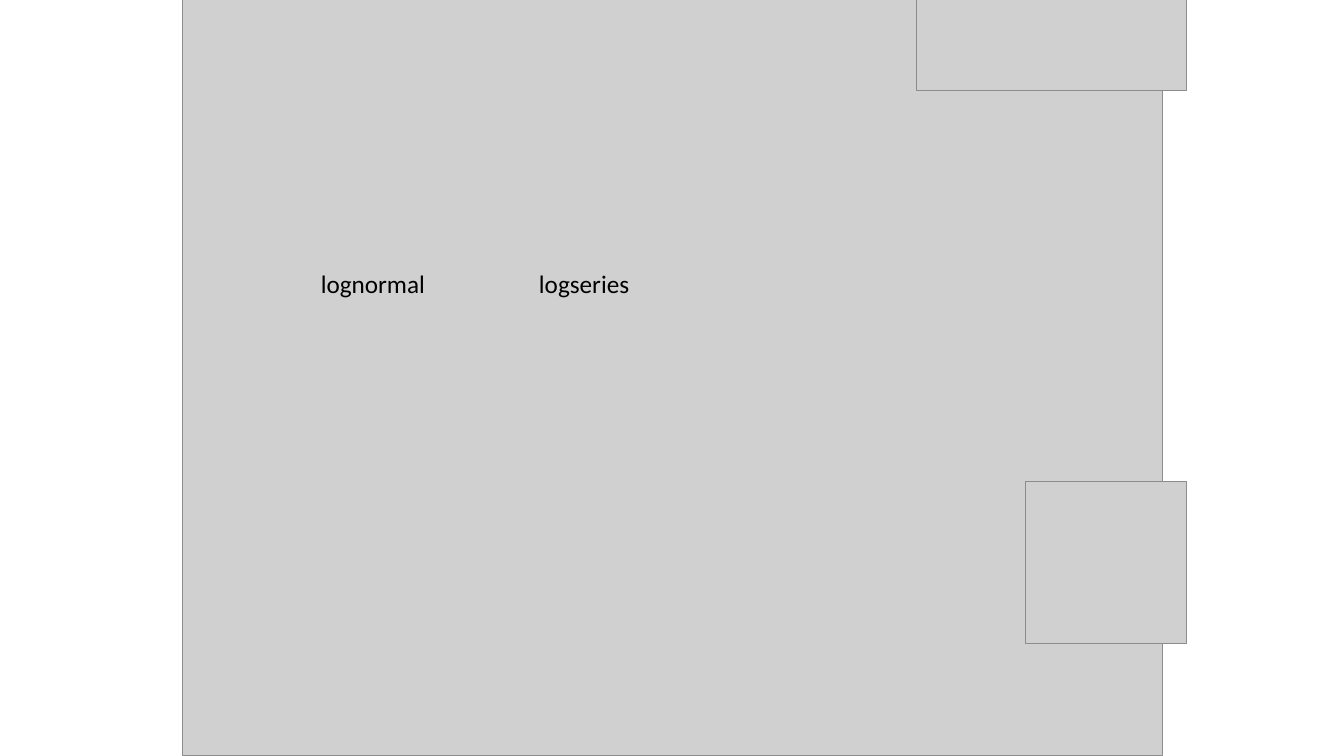
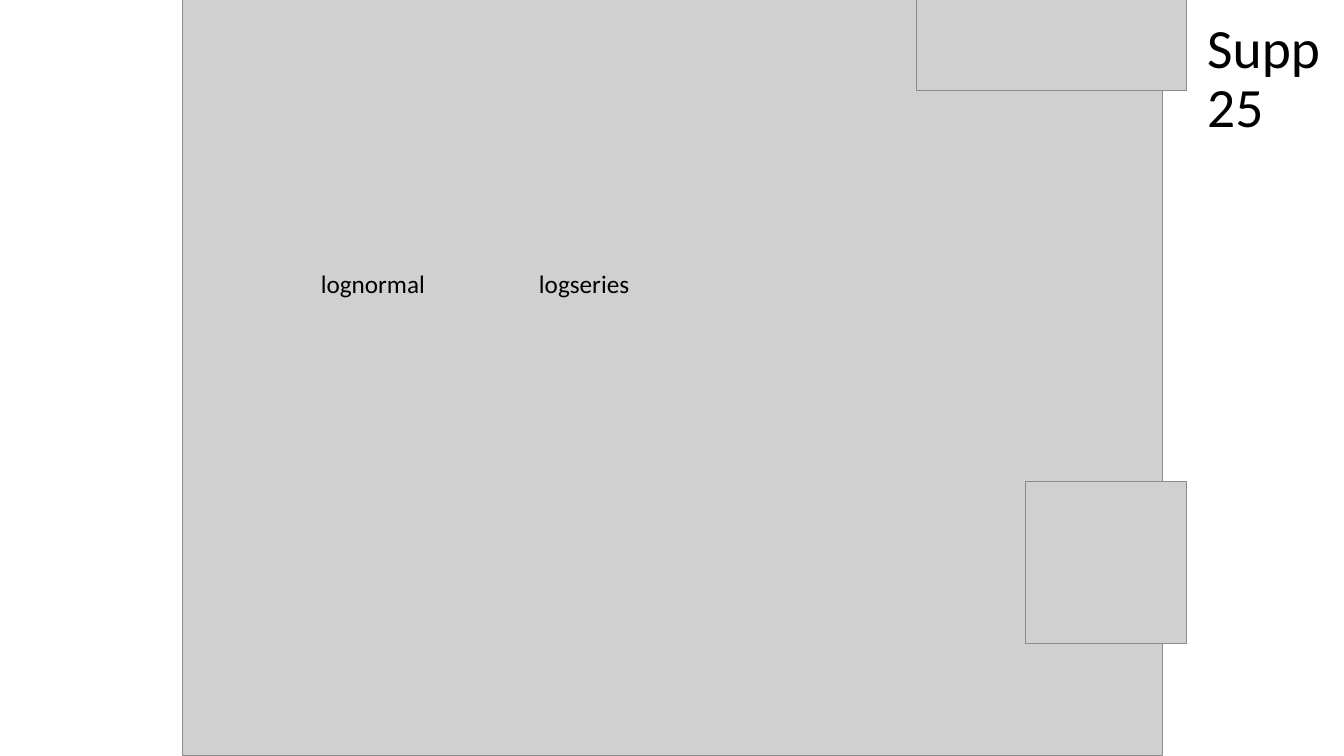
Before and after one commit to hurlbertlab/core-transient, a slide deck: slide 12 of output/plots/all_figs_with_legends.pptx. Drawn at 1344x756 pixels with LibreOffice and Linux fonts; fonts in the diff are those of the drawing; grey boxes stand for pictures. Boxes give left, top, right and bottom in pixels: in the first picture for what was removed or moved away, otherwise in the second. Text is boxed around its words. In the diff, an @@ line names an element or a change of style, - is before the commit and + after.

```diff
--- a/output/plots/all_figs_with_legends.pptx
+++ b/output/plots/all_figs_with_legends.pptx
@@ title added at box(1207, 32, 1320, 128), 39.6 pt, text #000000 @@
+Supp 25
```
Also in this commit, not shown: 2 other slides changed, 11 other files.
